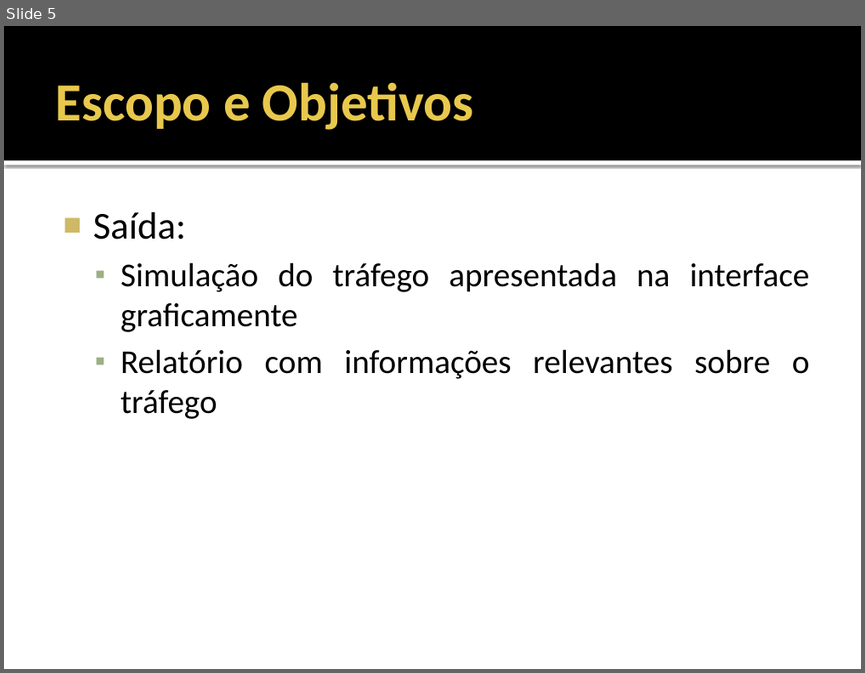
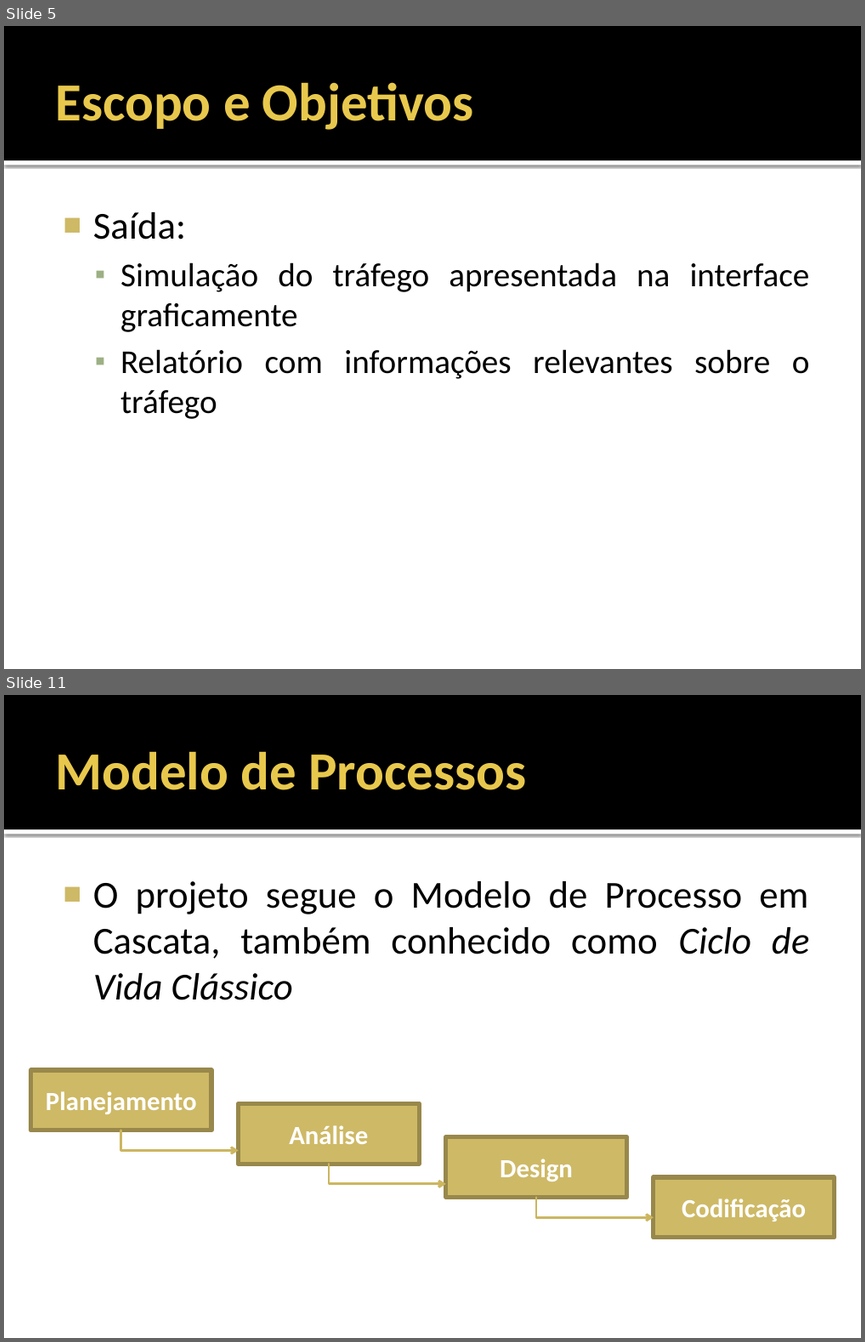
Before and after one commit to fchirigati/rota, a slide deck: Documentação/Planejamento/Apresentação.pptx. Shown one above the other, each under a label of ours: slide 5 before the commit, slides 5 and 11 after it; the slides between them are not shown. The pictures are 865x673 and 865x1342 pixels, drawn with LibreOffice and Linux fonts; fonts in the diff are those of the drawing. Boxes give left, top, right and bottom in pixels: in the first picture for what was removed or moved away, otherwise in the second. Text is boxed around its words. In the diff, an @@ line names an element or a change of style, - is before the commit and + after.

Commit message:
Atualização da documentação de planejamento e da Apresentação do PGPS.

```diff
--- a/Documentação/Planejamento/Apresentação.pptx
+++ b/Documentação/Planejamento/Apresentação.pptx
@@ slide 11 added at (x1=4, y1=695, x2=861, y2=1338), background #FFFFFF; not listed: 2 template elements that a slide beside it also shows @@
@@ title added at (x1=55, y1=751, x2=526, y2=790), 45 pt, text #E8C84C, bold @@
+Modelo de Processos
@@ text added at (x1=93, y1=881, x2=809, y2=1000), 32 pt, text #000000 @@
+■ O projeto segue o Modelo de Processo em Cascata, também conhecido como Ciclo de Vida Clássico
@@ rectangle added at (x1=30, y1=1071, x2=211, y2=1130), fill #CEB966, outline #98894B 3.78 pt, 22 pt, text #FFFFFF, bold @@
+Planejamento
@@ rectangle added at (x1=238, y1=1104, x2=419, y2=1163), fill #CEB966, outline #98894B 3.78 pt, 22 pt, text #FFFFFF, bold @@
+Análise
@@ elbow arrow added from (121, 1130) to (238, 1150), #CCB661 2 pt @@
@@ rectangle added at (x1=446, y1=1137, x2=627, y2=1197), fill #CEB966, outline #98894B 3.78 pt, 22 pt, text #FFFFFF, bold @@
+Design
@@ elbow arrow added from (329, 1163) to (446, 1184), #CCB661 2 pt @@
@@ rectangle added at (x1=653, y1=1178, x2=834, y2=1237), fill #CEB966, outline #98894B 3.78 pt, 22 pt, text #FFFFFF, bold @@
+Codificação
@@ elbow arrow added from (536, 1197) to (653, 1217), #CCB661 2 pt @@
```
Also in this commit, not shown: 5 slides changed, 8 other slides added, 2 other files.
